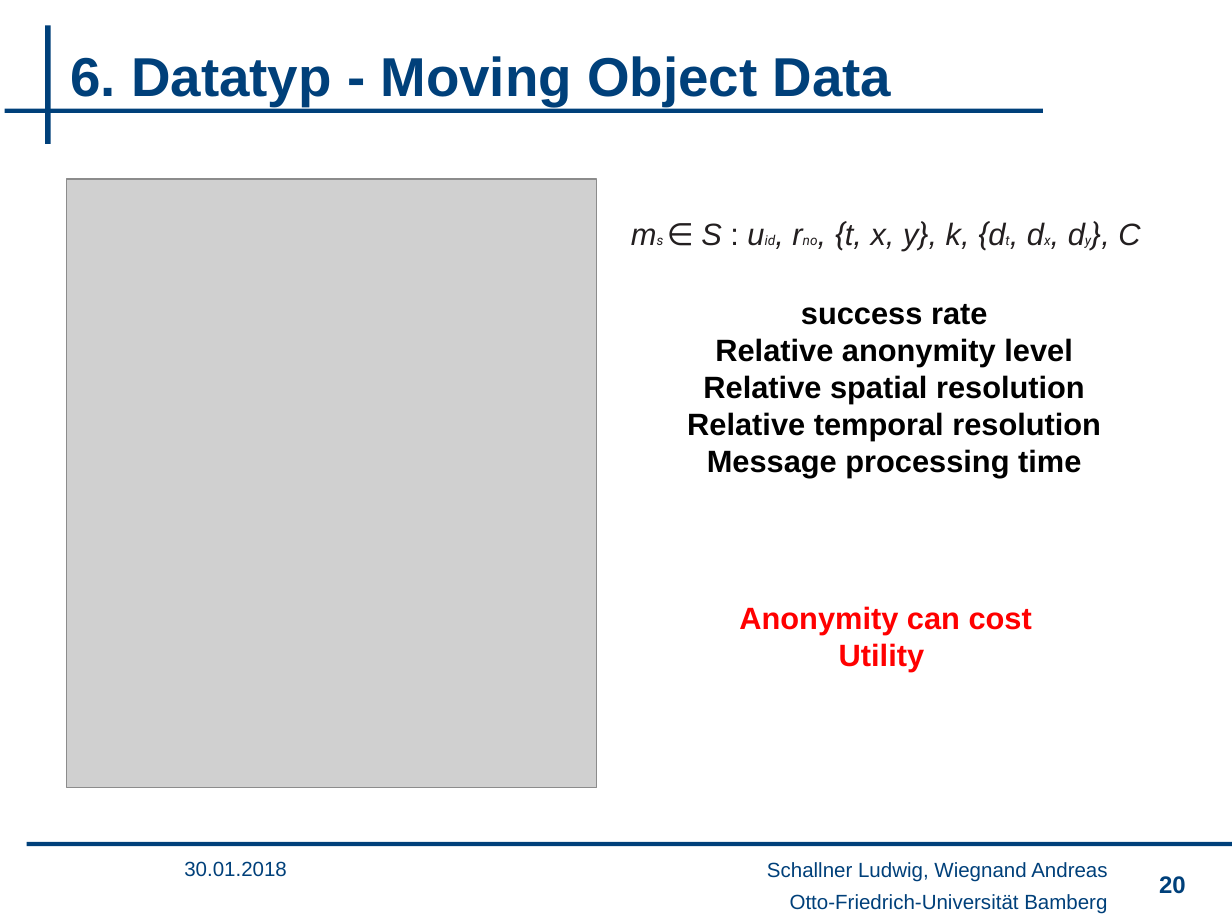
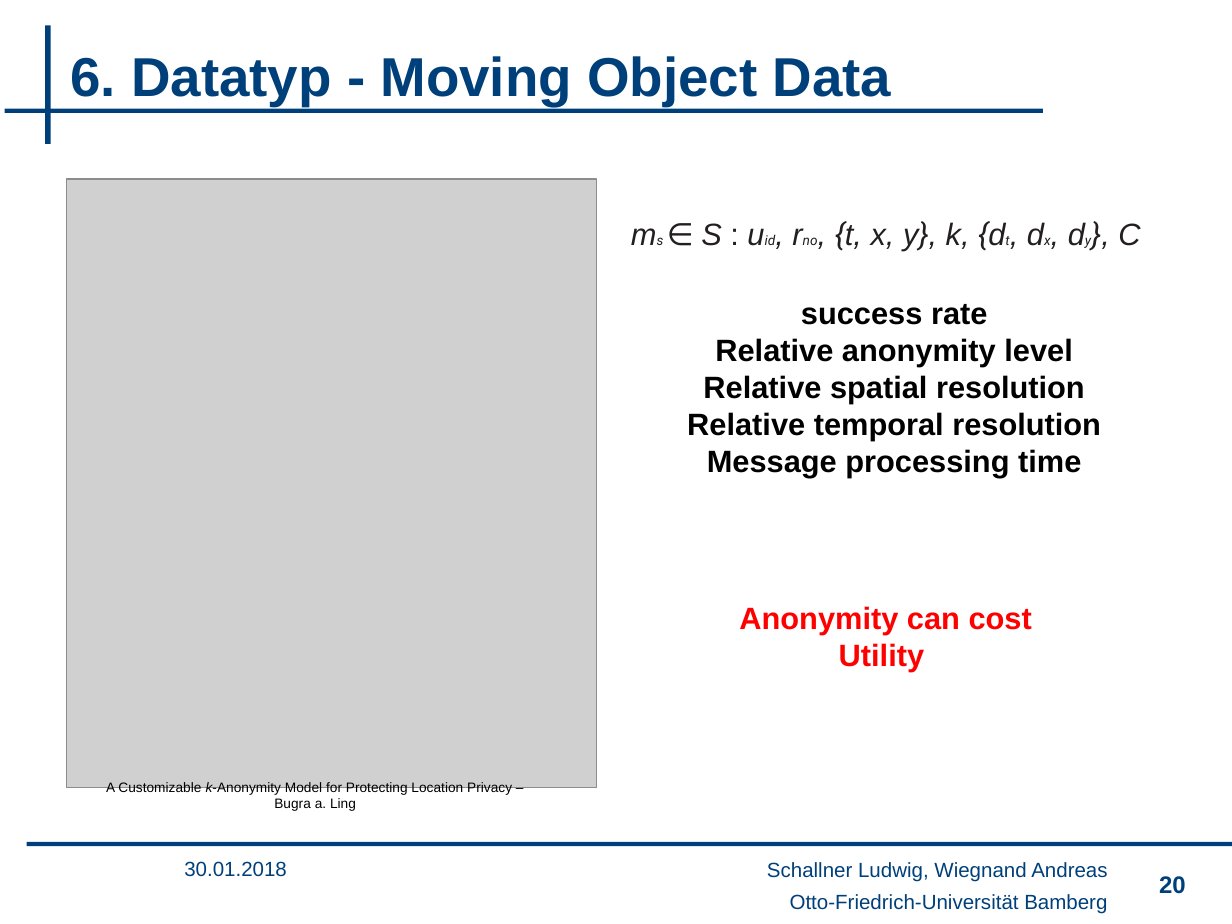
Before and after one commit to wsgan001/PSI-MSem, a slide deck: slide 20 of presentation/sicherheits_final_anV3.pptx. Drawn at 1232x924 pixels with LibreOffice and Linux fonts; fonts in the diff are those of the drawing; grey boxes stand for pictures; background and template pictures are left out. Boxes give left, top, right and bottom in pixels: in the first picture for what was removed or moved away, otherwise in the second. Text is boxed around its words. In the diff, an @@ line names an element or a change of style, - is before the commit and + after.

```diff
--- a/presentation/sicherheits_final_anV3.pptx
+++ b/presentation/sicherheits_final_anV3.pptx
@@ text added at box(106, 782, 512, 811), 8 pt, text #000000 @@
+A Customizable k-Anonymity Model for Protecting Location Privacy – Bugra a. Ling
```
Also in this commit, not shown: 2 other slides changed, 1 slide added.
